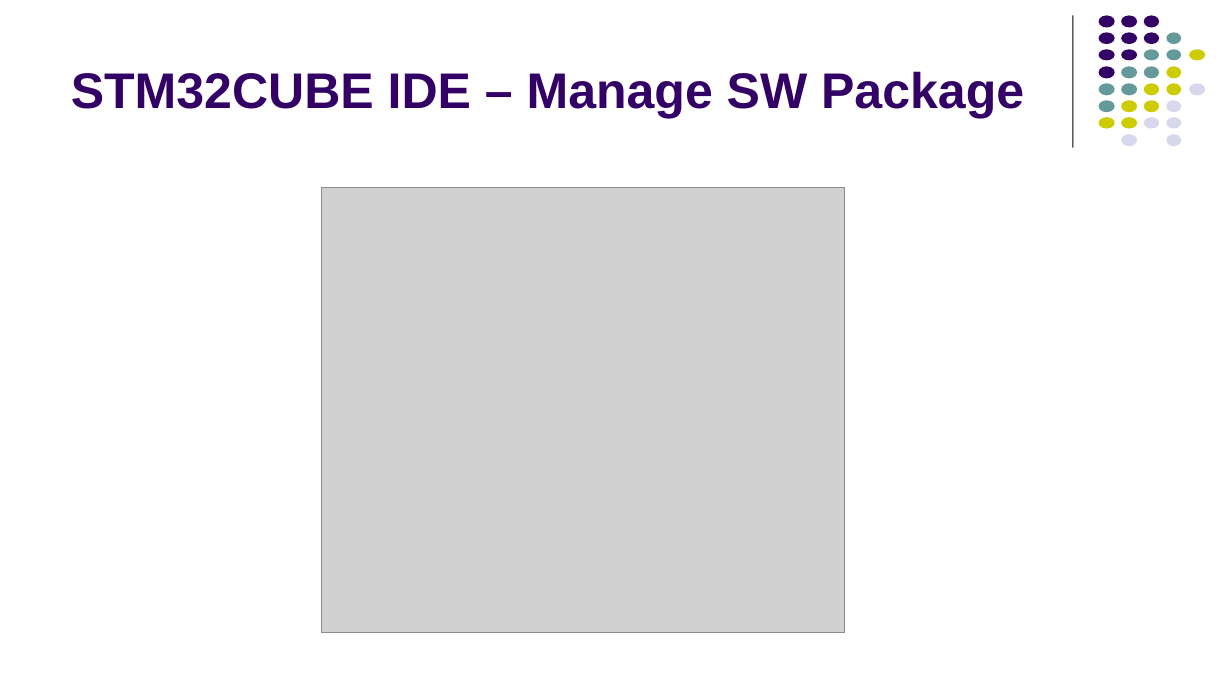
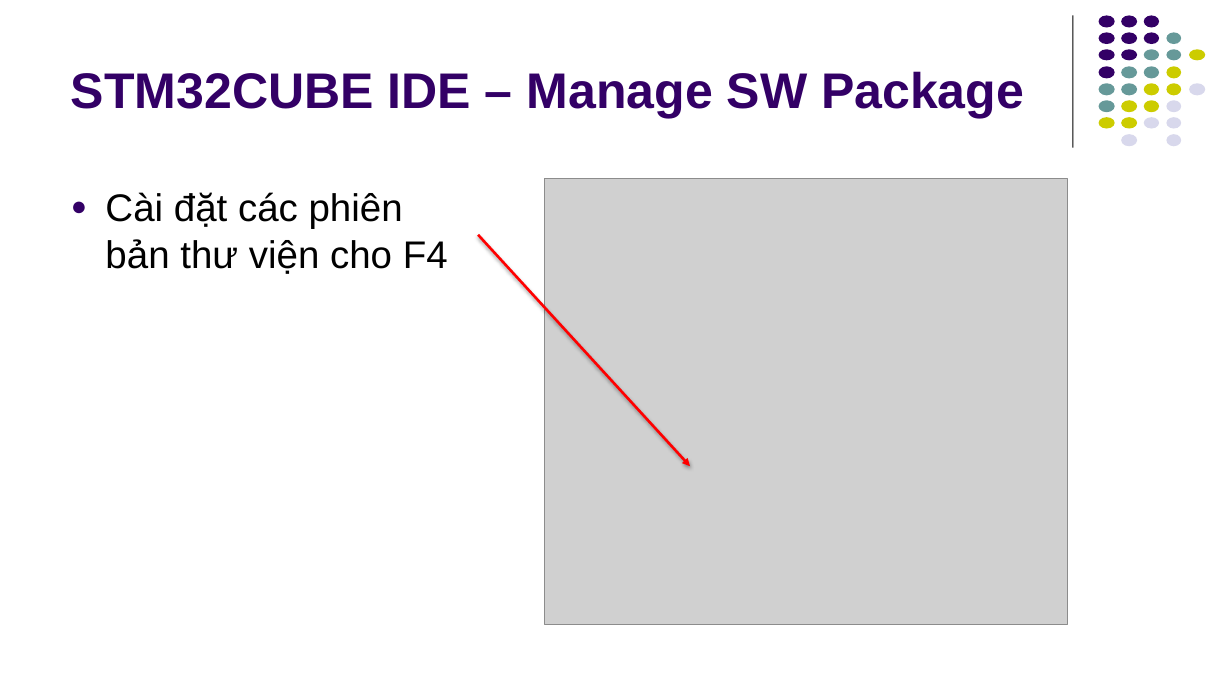
Before and after one commit to kmtekvn/hitech_stm32_basic, a slide deck: slide 11 of 04. Slides/02. STM32 & CubeIDE/Development Guide STM32.pptx (slide 8 before the commit). Drawn at 1232x693 pixels with LibreOffice and Linux fonts; fonts in the diff are those of the drawing; grey boxes stand for pictures. Boxes give left, top, right and bottom in pixels: in the first picture for what was removed or moved away, otherwise in the second. Text is boxed around its words. In the diff, an @@ line names an element or a change of style, - is before the commit and + after.

```diff
--- a/04. Slides/02. STM32 & CubeIDE/Development Guide STM32.pptx
+++ b/04. Slides/02. STM32 & CubeIDE/Development Guide STM32.pptx
@@ picture: place and size @@
-picture at [322, 187, 844, 632]
+picture at [545, 178, 1067, 624]
@@ text added at [105, 192, 448, 274], 30 pt, text #000000 @@
+● Cài đặt các phiên bản thư viện cho F4
@@ arrow added from (478, 235) to (690, 467), #FF0000 2 pt @@
```
Also in this commit, not shown: 13 other slides changed, 9 slides added, 1 slide removed, 7 other files.
